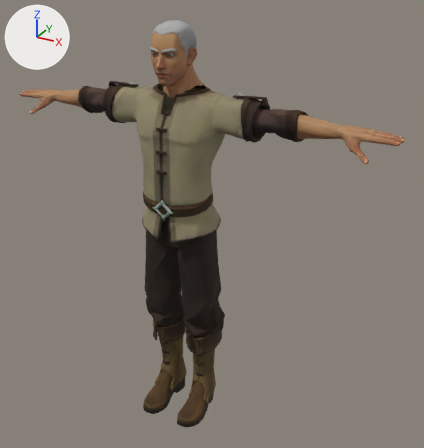
Two versions of the glTF model public/models/characters/Peasant_Male_Buzzed.glb, one commit apart.
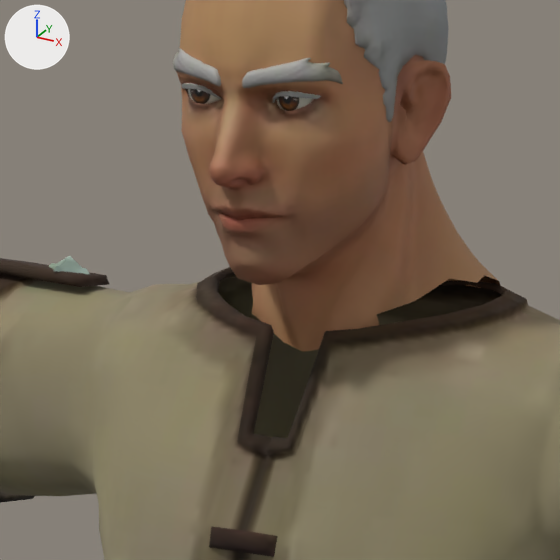
Each version appears first whole from a camera (50 mm lens) standing at (1.269, -1.993, 2.003) and looking at (0.118, 0.099, 0.956), and next in a close-up on the part from 28% to 51% of the width and 8% to 30% of the height. Every picture has the same lights, and +X, +Y and +Z are marked at upper left. The older version's two pictures come first.

Objects in the first close-up: 'Eyebrows', 'Eyes', 'Hair_Buzzed', 'Male_Peasant_Body', 'SuperHero_Male'.
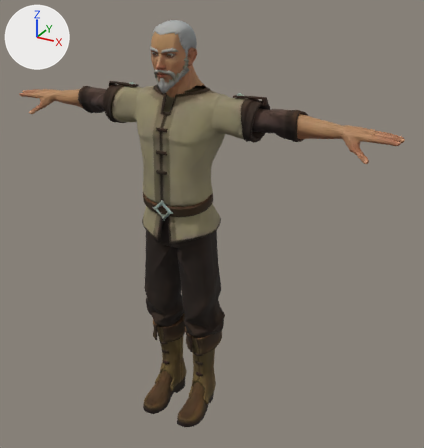
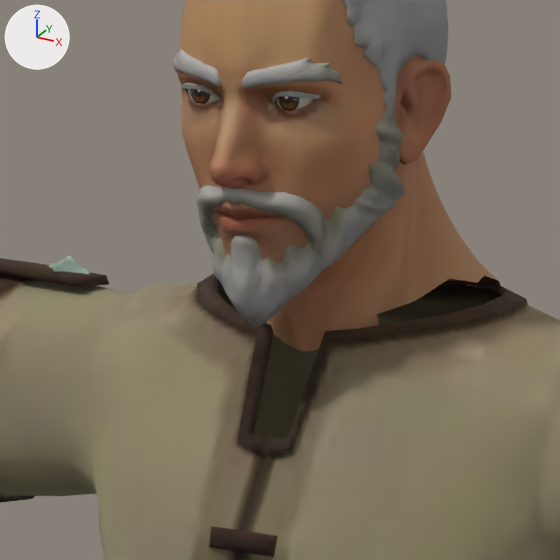
Where the change shows, as pixel boxes (x1, y1, x2, y2) in the close-ups (560 x 560 px):
'Hair_Beard', added
    after: (197, 108, 406, 328)

What the commit changed:
Material 'MI_Hair_1.002' (mat_mi_hair_1_002) is new.
Uses the picture img_t_hair_1_basecolor.
Uses the picture img_t_hair_1_normal.
Mesh me_hair_beard is new.
It has 596 vertices, 1034 faces and spans x -0.081..0.081, y -0.097..0.008, z 1.55..1.689.
It uses material mat_mi_hair_1_002.
Object 'Hair_Beard' (ob_hair_beard) is new; it shows me_hair_beard.
Its location is (0.0, 0.0, 0.0).
